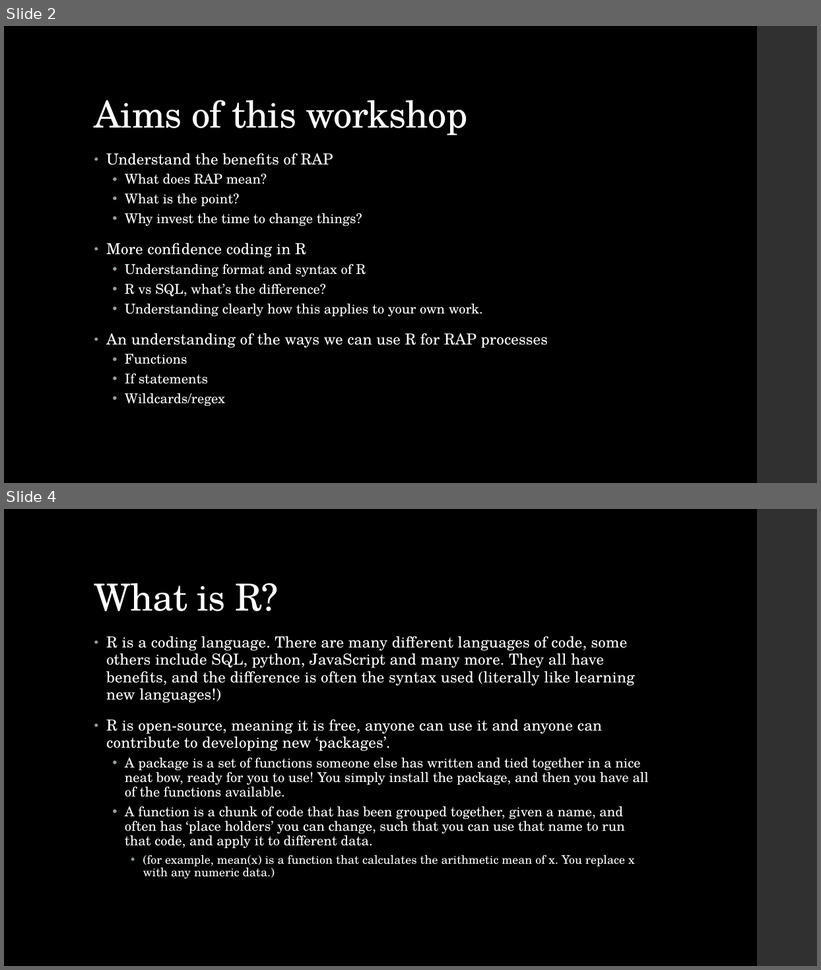
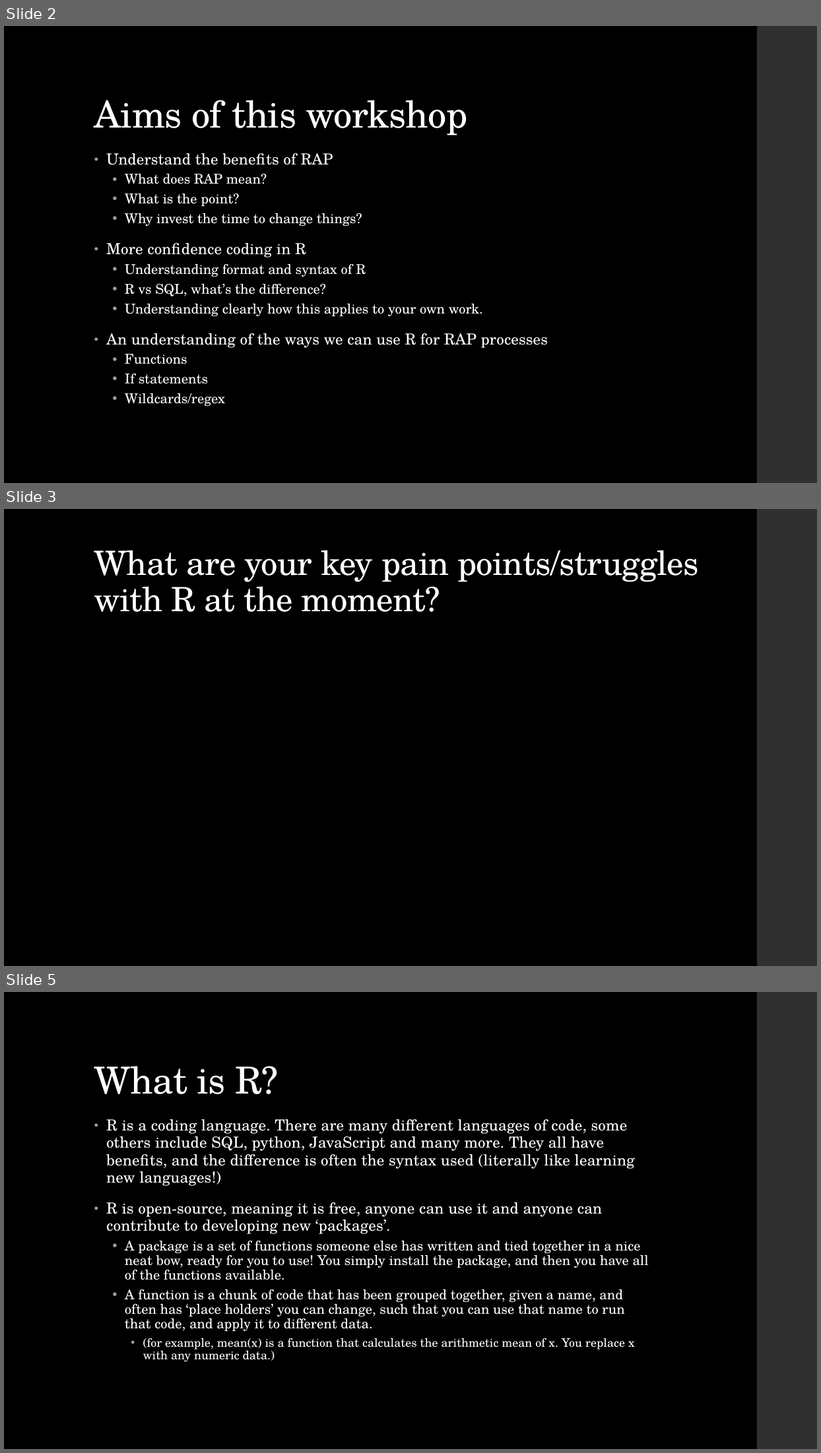
Before and after one commit to dfe-analytical-services/techskills_workshops, a slide deck: slides/workshopslides_HEAbespoke.pptx. Shown one above the other, each under a label of ours: slides 2 and 4 before the commit, slides 2, 3 and 5 after it; the slides between them are not shown. The pictures are 821x970 and 821x1453 pixels, drawn with LibreOffice and Linux fonts; fonts in the diff are those of the drawing. Boxes give left, top, right and bottom in pixels: in the first picture for what was removed or moved away, otherwise in the second. Text is boxed around its words. In the diff, an @@ line names an element or a change of style, - is before the commit and + after.

```diff
--- a/slides/workshopslides_HEAbespoke.pptx
+++ b/slides/workshopslides_HEAbespoke.pptx
@@ slide 3 added at (x1=4, y1=509, x2=817, y2=966), background #000000; not listed: 1 template element that a slide beside it also shows @@
@@ title added at (x1=94, y1=550, x2=699, y2=612), 39.6 pt, text #FFFFFF @@
+What are your key pain points/struggles with R at the moment?
@@ what was slide 4 is now slide 5 @@
```
Also in this commit, not shown: 2 slides changed, 4 other files.
